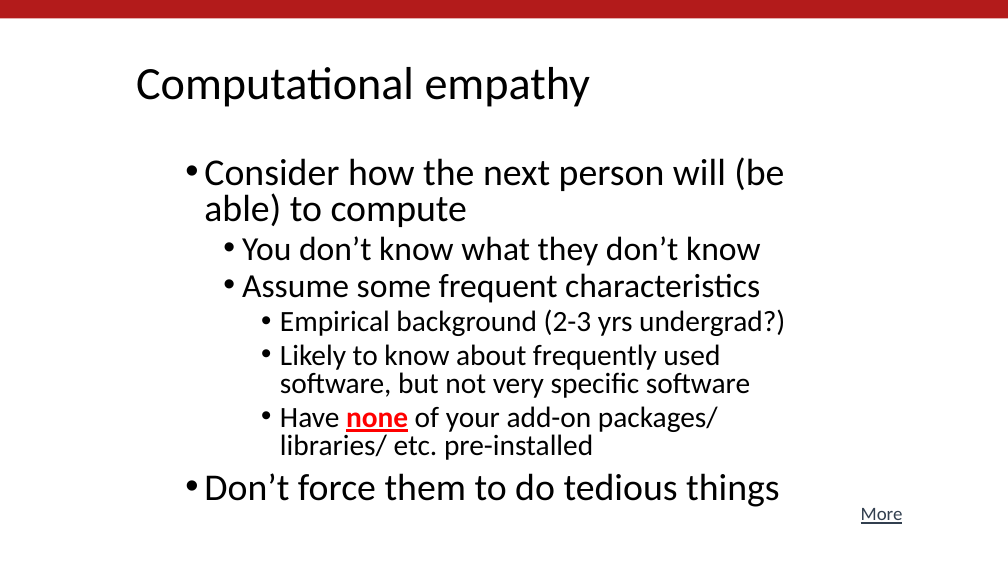
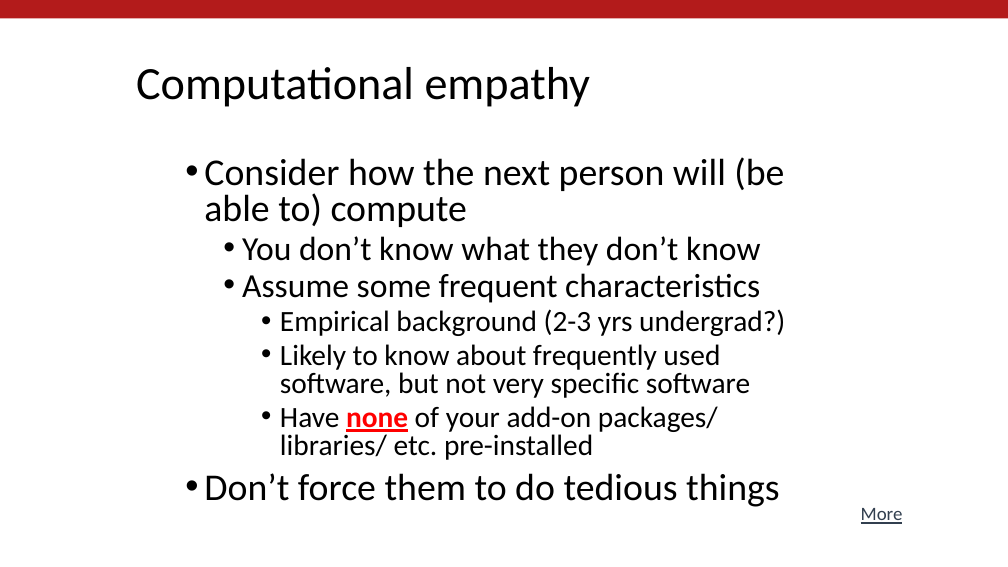
Before and after one commit to labordynamicsinstitute/day-of-data-2021, a slide deck: slide 6 of Vilhuber-Wasser-Day-of-Data-2021.pptx. Drawn at 1008x567 pixels with LibreOffice and Linux fonts; fonts in the diff are those of the drawing; background and template pictures are left out. Boxes give left, top, right and bottom in pixels: in the first picture for what was removed or moved away, otherwise in the second. Text is boxed around its words. In the diff, an @@ line names an element or a change of style, - is before the commit and + after.

Commit message:
Fixed some typos

```diff
--- a/Vilhuber-Wasser-Day-of-Data-2021.pptx
+++ b/Vilhuber-Wasser-Day-of-Data-2021.pptx
@@ text at (x1=204, y1=157, x2=784, y2=227): text changed @@
-• Consider how the next person will (be able) to compute
+• Consider how the next person will (be able to) compute
```
Also in this commit, not shown: 1 other slide changed.
